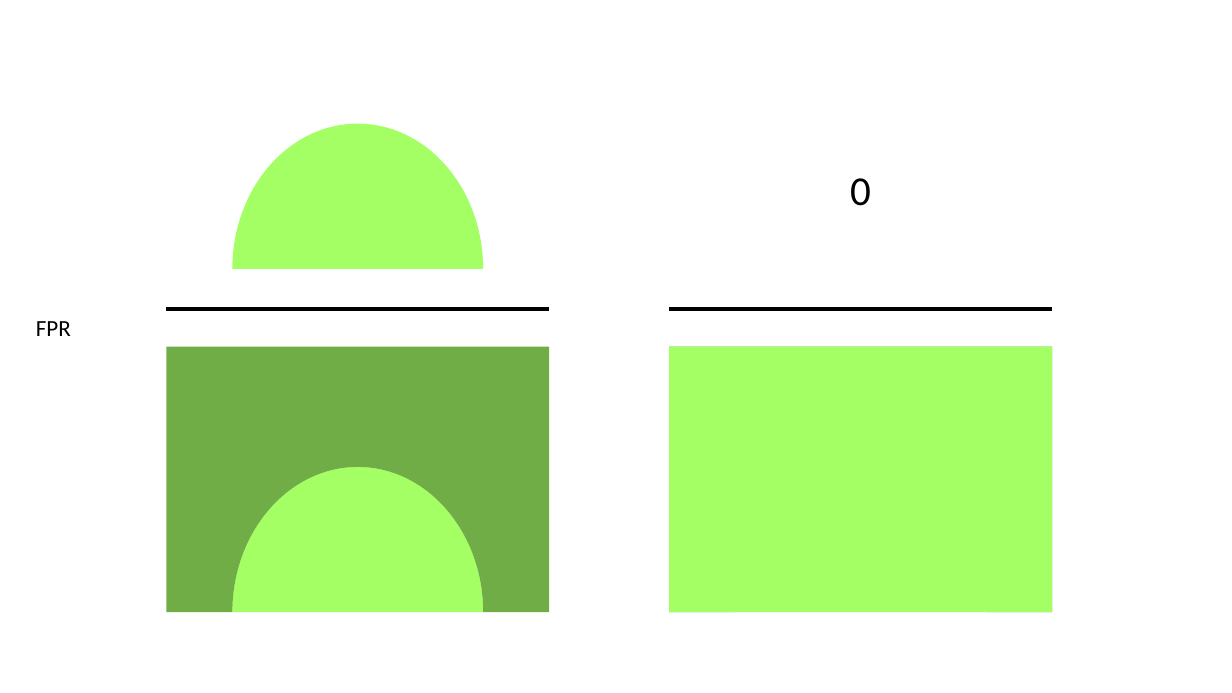
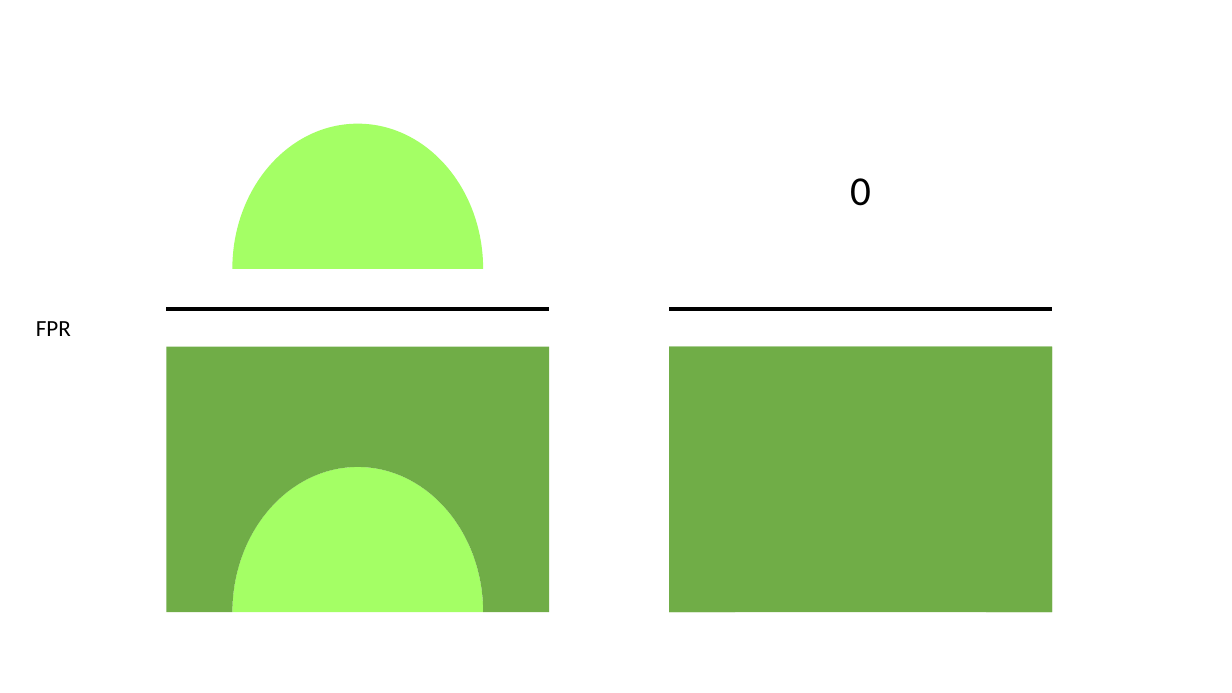
Before and after one commit to daniel-yj-yang/ml, a slide deck: slide 17 of model_evaluation/confusion_matrix/images/visualization_of_confusion_matrix.pptx. Drawn at 1232x693 pixels with LibreOffice and Linux fonts; fonts in the diff are those of the drawing. Boxes give left, top, right and bottom in pixels: in the first picture for what was removed or moved away, otherwise in the second. Text is boxed around its words. In the diff, an @@ line names an element or a change of style, - is before the commit and + after.

```diff
--- a/model_evaluation/confusion_matrix/images/visualization_of_confusion_matrix.pptx
+++ b/model_evaluation/confusion_matrix/images/visualization_of_confusion_matrix.pptx
@@ rectangle at [669,347,1052,613]: fill #A4FF65 to #70AD47 @@
@@ rectangle at [748,450,766,509]: fill #A4FF65 to #70AD47 @@
```
Also in this commit, not shown: 1 other slide changed, 2 other files.
